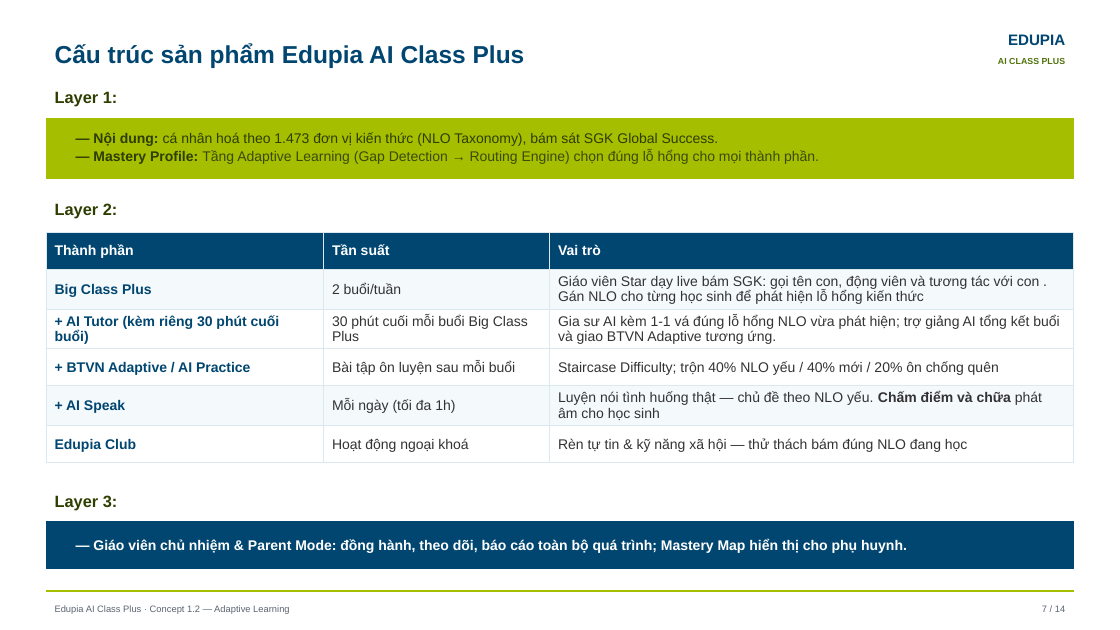
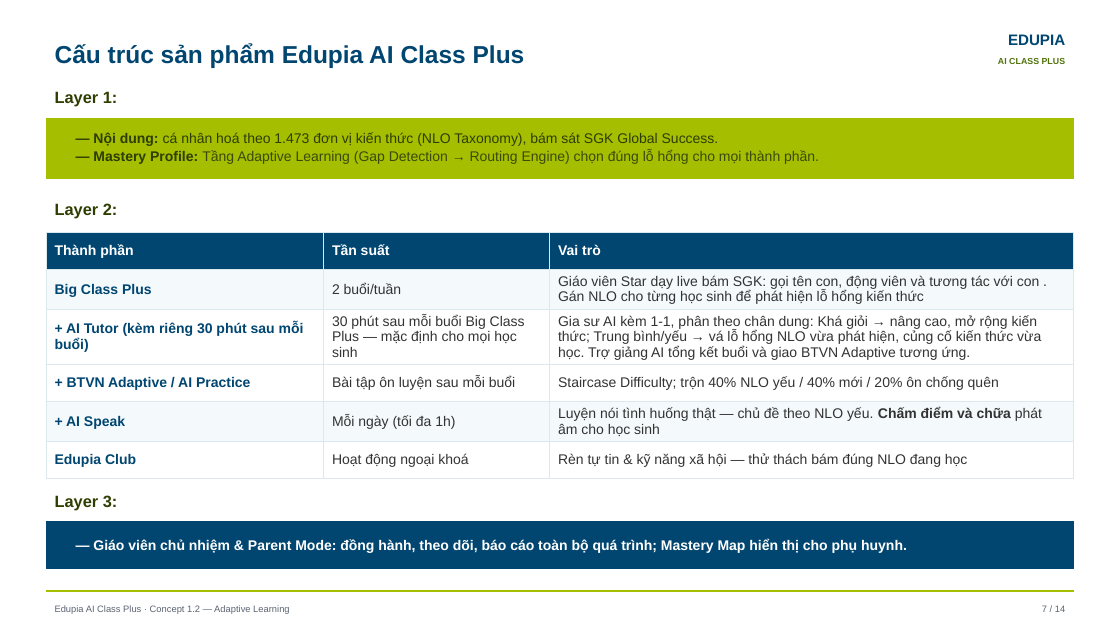
Before and after one commit to landangedupia/edupia-product, a slide deck: slide 12 of 03_product/concepts/AI-Class-Plus-concept-1.2-slide-deck-product-dev-2026-09-04-final.pptx. Drawn at 1120x630 pixels with LibreOffice and Linux fonts; fonts in the diff are those of the drawing. Boxes give left, top, right and bottom in pixels: in the first picture for what was removed or moved away, otherwise in the second. Text is boxed around its words. In the diff, an @@ line names an element or a change of style, - is before the commit and + after.

```diff
--- a/03_product/concepts/AI-Class-Plus-concept-1.2-slide-deck-product-dev-2026-09-04-final.pptx
+++ b/03_product/concepts/AI-Class-Plus-concept-1.2-slide-deck-product-dev-2026-09-04-final.pptx
@@ table at box(46, 233, 1074, 508) @@
-row 3: + AI Tutor (kèm riêng 30 phút cuối buổi) | 30 phút cuối mỗi buổi Big Class Plus | Gia sư AI kèm 1-1 vá đúng lỗ hổng NLO vừa phát hiện; trợ giảng AI tổng kết buổi và giao BTVN Adaptive tương ứng.
+row 3: + AI Tutor (kèm riêng 30 phút sau mỗi buổi) | 30 phút sau mỗi buổi Big Class Plus — mặc định cho mọi học sinh | Gia sư AI kèm 1-1, phân theo chân dung: Khá giỏi → nâng cao, mở rộng kiến thức; Trung bình/yếu → vá lỗ hổng NLO vừa phát hiện, củng cố kiến thức vừa học. Trợ giảng AI tổng kết buổi và giao BTVN Adaptive tương ứng.
```
Also in this commit, not shown: 2 other slides changed, 6 other files.
